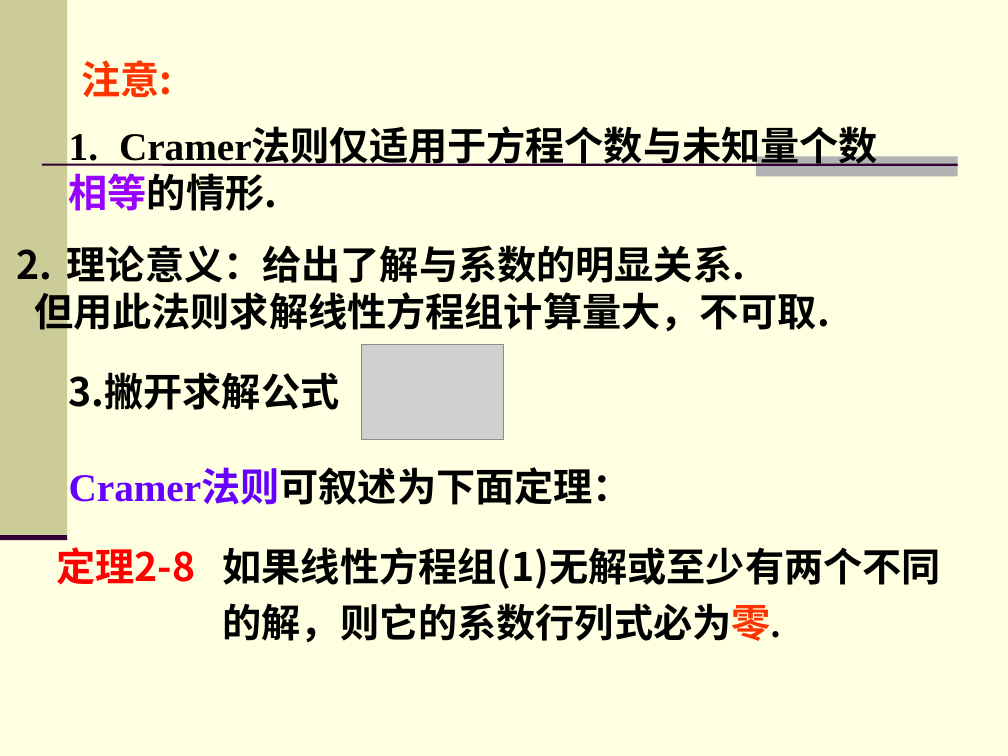
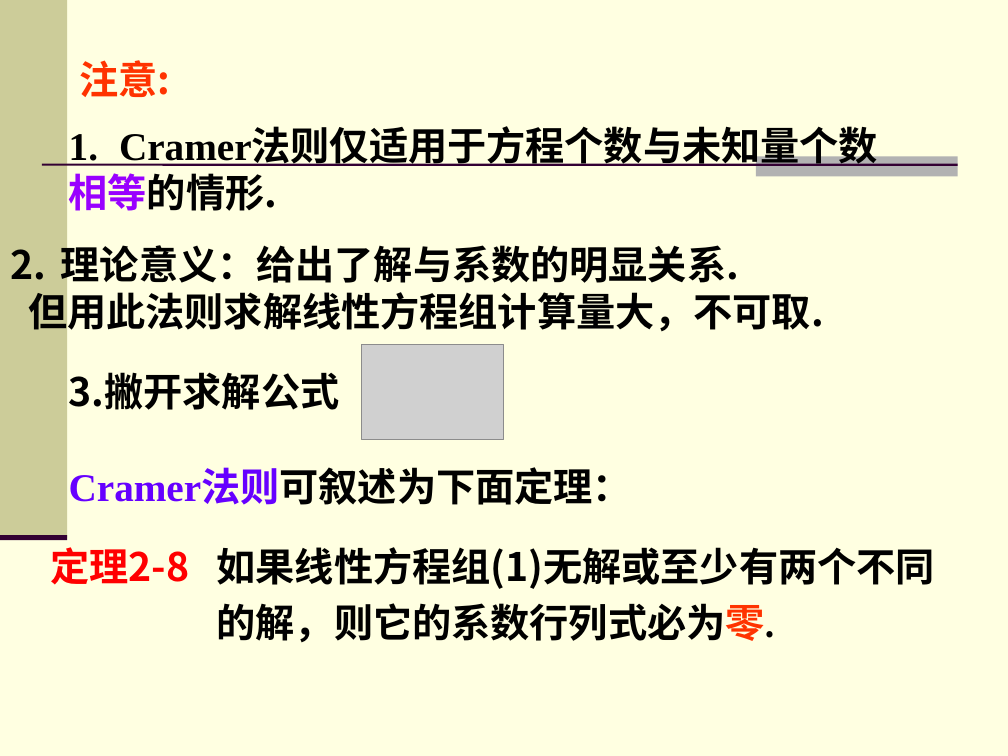
Before and after one commit to zhangbiaomath/zhangbiaomath.github.io, a slide deck: slide 151 of teaching/gaodai/课件/第2章-行列式.ppt. Drawn at 1008x756 pixels with LibreOffice and Linux fonts; fonts in the diff are those of the drawing; grey boxes stand for pictures. Boxes give left, top, right and bottom in pixels: in the first picture for what was removed or moved away, otherwise in the second. Text is boxed around its words. In the diff, an @@ line names an element or a change of style, - is before the commit and + after.

```diff
--- a/teaching/gaodai/课件/第2章-行列式.ppt
+++ b/teaching/gaodai/课件/第2章-行列式.ppt
@@ text "理论意义：给出了解与系数的明显关系." rewrapped from (x1=34, y1=245, x2=830, y2=337) to (x1=28, y1=239, x2=824, y2=337) @@
@@ text "定理2-8" moved from (x1=56, y1=547, x2=195, y2=585) to (x1=50, y1=547, x2=189, y2=585) @@
@@ text "如果线性方程组(1)无解或至少有两个不同" moved from (x1=223, y1=547, x2=941, y2=642) to (x1=217, y1=547, x2=935, y2=642) @@
```
Also in this commit, not shown: 35 other slides changed, 3 other files.
